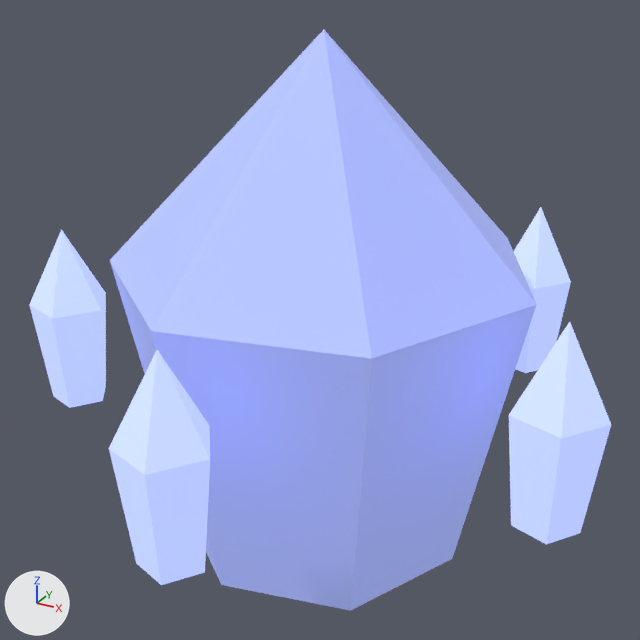
Renders of the Blender file assets/models/source/deep-fracture-creature-AnnoyanceWisp-storm.blend from each side of a commit.
One viewpoint serves both versions: a camera (50 mm lens) standing at (0.701, -1.288, 0.88) and looking at (0.014, -0.039, 0.255). Lighting does not change. The marker at lower left points along +X, +Y and +Z. The older version comes first.

The first picture shows 'orbit-shard-0', 'orbit-shard-1', 'orbit-shard-2', 'orbit-shard-4', 'shell'.
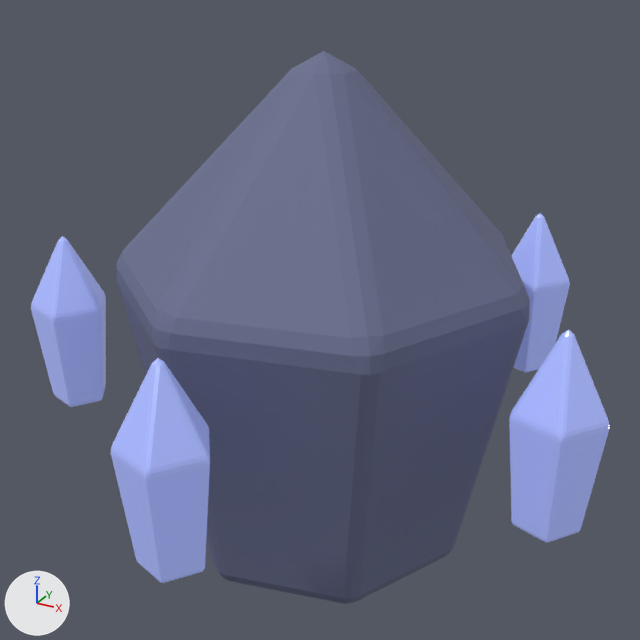
Where the change shows, as pixel boxes (x1, y1, x2, y2) in the pictures (640 x 640 px):
'shell', recoloured, surface changed, modifiers changed (darker)
    before: (110, 30, 537, 611)
    after: (116, 51, 530, 604)
'orbit-shard-1', surface changed (darker)
    both: (111, 358, 210, 583)
'orbit-shard-0', surface changed (darker)
    both: (509, 330, 609, 543)
'orbit-shard-2', surface changed (darker)
    both: (31, 236, 106, 407)
'orbit-shard-4', surface changed (darker)
    both: (514, 213, 570, 372)

Edits to the bpy script that builds the scene:
```text
Change mat_export_source_001:
    mat_export_source_001.base_color: (0.4, 0.48, 1.0) -> (0.147, 0.165, 0.285)  # blue #aab8ff -> blue #6b7191
    remove mat_export_source_001.emission_color = (0.1, 0.12, 0.25)  # blue #596189
    remove mat_export_source_001.emission_strength = 1.0
Change mat_export_source_002:
    mat_export_source_002.emission_strength: 1.0 -> 0.28
Change ob_shell:
    add _m = ob_shell.modifiers.new('Crafted edge chamfer', 'BEVEL')
    add _m.width = 0.025
    add _m.width_pct = 0.025
    add _m.segments = 2
    add _m.angle_limit = 0.454
```
